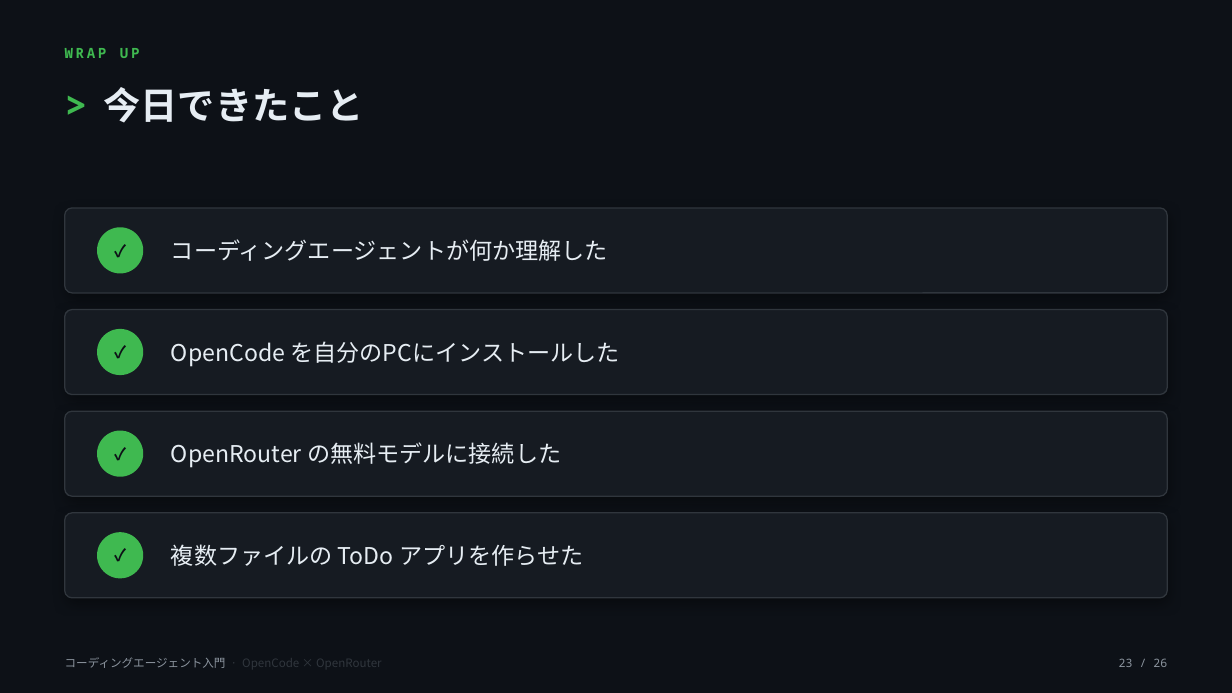
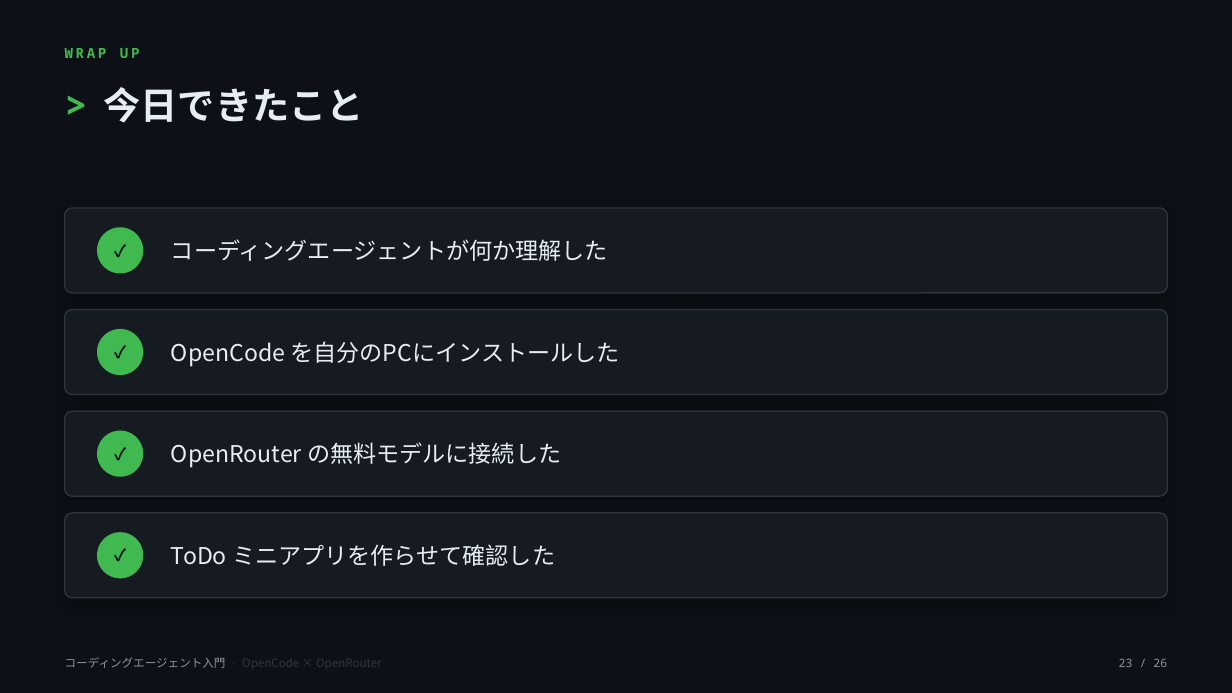
Before and after one commit to OJII3/opencode_openrouter_free_example, a slide deck: slide 23 of slides/seminar.pptx. Drawn at 1232x693 pixels with LibreOffice and Linux fonts; fonts in the diff are those of the drawing. Boxes give left, top, right and bottom in pixels: in the first picture for what was removed or moved away, otherwise in the second. Text is boxed around its words. In the diff, an @@ line names an element or a change of style, - is before the commit and + after.

```diff
--- a/slides/seminar.pptx
+++ b/slides/seminar.pptx
@@ text at (x1=171, y1=544, x2=555, y2=566): text changed @@
-複数ファイルの ToDo アプリを作らせた
+ToDo ミニアプリを作らせて確認した
```
Also in this commit, not shown: 5 other slides changed, 3 other files.
